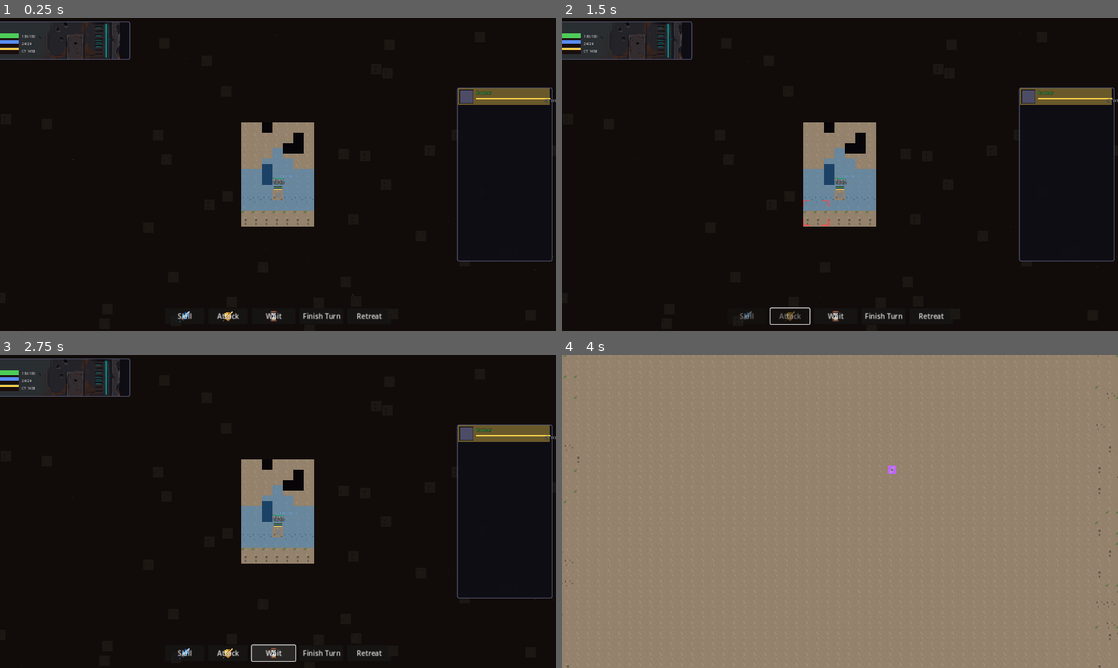
Above: before the commit, frames 1-4 (two rows, left to right).
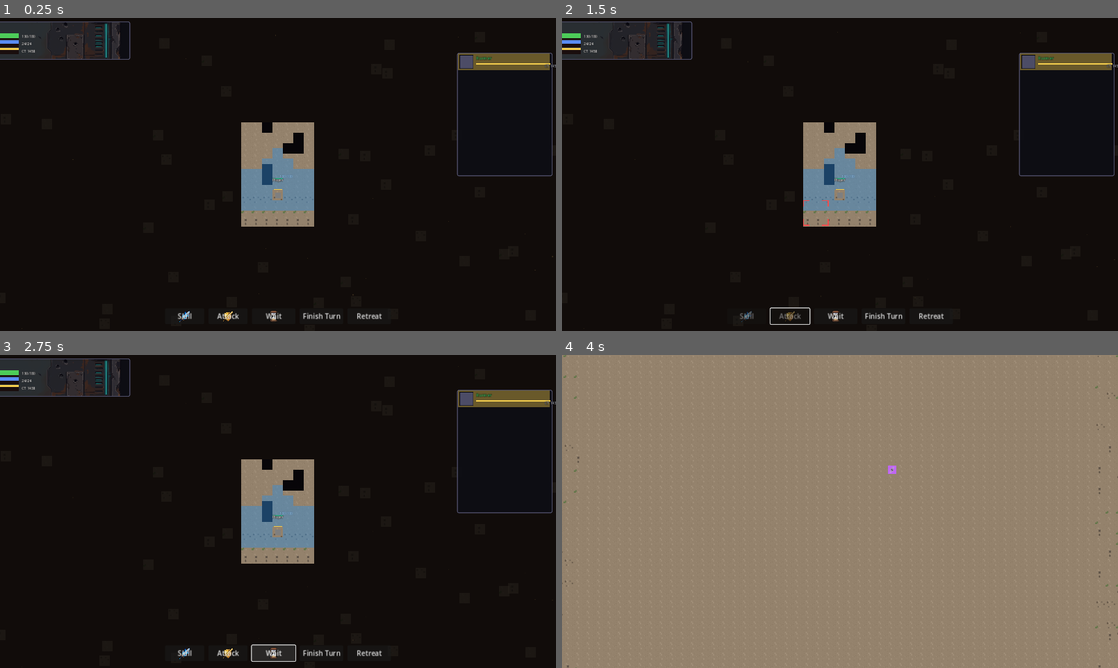
Above: after the commit, the same moments.

Repository: AhmiDarrow/FallenEarth
Game: Godot game, scene res://scenes/TacticalCombat.tscn
Same seed, same stepped clock (60 frames per second), same inputs: the game is played once before the commit and once after it. This scene is started directly instead of the project's main scene.
Inputs:
- Up to frame 1 (0.25 s): no input
- Up to frame 2 (1.5 s): click "Skill" at 0.5 s; click "Attack" at 1.25 s
- Up to frame 3 (2.75 s): click "Wait" at 2 s
- Up to frame 4 (4 s): click "Finish Turn" at 2.75 s; click "Retreat" at 3.5 s

The runs differ from the first frame. In frame 1, 2.1% of the frame differs, in the area x 49-100%, y 11-78%; in frame 2, 2.1%; in frame 3, 2.1%; in frame 4, nothing differs.

Commit message:
fix(battle): anchor BattleHUD, drop duplicate unit HP bars, tighten turn order
- BattleHUD.gd: add set_anchors_preset(PRESET_FULL_RECT) in _ready so
  the panel's anchor_left=0.5 (centered) has a real parent size to
  anchor against. Previously the parent was 0x0 and the centered
  anchors collapsed to 0, parking the panel at the top-left.

- BattleUnit.gd: remove the internal _hp_bg / _hp_fill / _hp_label
  widgets. CombatFeedback now owns the X/X HP bar above the unit
  (94/94, 140/140 etc.), so the in-unit 4px bar was just a second
  copy overlapping the name label. CT mini-bar stays on the unit.
  _apply_team_palette + _refresh_hp updated to no-op safely.

- TurnOrderPanel.gd: anchor to the top-right (offset_top=80,
  offset_bottom = 80 + 6*ROW_HEIGHT + 56) instead of a 400px-tall
  vertically-centered panel. Six rows + header now hug the corner
  instead of leaving a tall empty area on the right.

Diff:
--- a/scripts/combat/BattleHUD.gd
+++ b/scripts/combat/BattleHUD.gd
@@ -34,6 +34,12 @@
 
 
 func _ready() -> void:
+	# The HUD itself needs full-rect anchors so children that anchor
+	# to 0.5 (centered) or 1.0 (right) have a real parent size to
+	# anchor against. Without this, panel.anchor_left=0.5 collapses
+	# to 0 (parent is 0x0) and the panel ends up at the top-left.
+	set_anchors_preset(Control.PRESET_FULL_RECT)
+	mouse_filter = Control.MOUSE_FILTER_IGNORE
 	_build_children()
 
 
--- a/scripts/combat/BattleUnit.gd
+++ b/scripts/combat/BattleUnit.gd
@@ -29,6 +29,7 @@
 var current_facing: int = 0
 var is_boss: bool = false
 var is_alive: bool = true
+var _team_hp_color: Color = COLOR_ENEMY
 var _grid_pos: Vector2i = Vector2i.ZERO
 var _walk_tween: Tween = null
 var _flash_tween: Tween = null
@@ -36,9 +37,9 @@
 var _swing_tween: Tween = null
 
 var _sprite: Sprite2D
-var _hp_bg: ColorRect
-var _hp_fill: ColorRect
-var _hp_label: Label
+var _hp_bg: ColorRect = null
+var _hp_fill: ColorRect = null
+var _hp_label: Label = null
 var _ct_bg: ColorRect
 var _ct_fill: ColorRect
 var _name_label: Label
@@ -94,36 +95,13 @@
 	_status_label.z_index = 12
 	add_child(_status_label)
 
-	_hp_bg = ColorRect.new()
-	_hp_bg.name = "HPBg"
-	_hp_bg.color = Color(0.10, 0.05, 0.05, 0.85)
-	_hp_bg.position = Vector2(2, -8)
-	_hp_bg.size = Vector2(CELL_SIZE - 4, 4)
-	_hp_bg.mouse_filter = Control.MOUSE_FILTER_IGNORE
-	_hp_bg.z_index = 11
-	add_child(_hp_bg)
-
-	_hp_fill = ColorRect.new()
-	_hp_fill.name = "HPFill"
-	_hp_fill.color = COLOR_ENEMY
-	_hp_fill.position = Vector2(3, -7)
-	_hp_fill.size = Vector2(CELL_SIZE - 6, 2)
-	_hp_fill.mouse_filter = Control.MOUSE_FILTER_IGNORE
-	_hp_fill.z_index = 12
-	add_child(_hp_fill)
-
-	_hp_label = Label.new()
-	_hp_label.name = "HPLabel"
-	_hp_label.add_theme_color_override("font_color", Color.WHITE)
-	_hp_label.add_theme_color_override("font_outline_color", Color.BLACK)
-	_hp_label.add_theme_constant_override("outline_size", 2)
-	_hp_label.add_theme_font_size_override("font_size", 6)
-	_hp_label.position = Vector2(2, -22)
-	_hp_label.size = Vector2(CELL_SIZE - 4, 10)
-	_hp_label.horizontal_alignment = HORIZONTAL_ALIGNMENT_CENTER
-	_hp_label.mouse_filter = Control.MOUSE_FILTER_IGNORE
-	_hp_label.z_index = 12
-	add_child(_hp_label)
+	# HP bar (with X/X label) is rendered by CombatFeedback so the
+	# unit just owns the name + CT mini-bar. Avoids the previous
+	# double-bar look where the CombatFeedback bar overlapped the
+	# unit's internal bar.
+	_hp_bg = null
+	_hp_fill = null
+	_hp_label = null
 
 	_ct_bg = ColorRect.new()
 	_ct_bg.name = "CTBg"
@@ -229,17 +207,14 @@
 		hp_color = COLOR_PLAYER
 	elif team == "ally":
 		hp_color = COLOR_ALLY
-	_hp_fill.color = hp_color
+	# HP bar is owned by CombatFeedback now; just remember the color
+	# for any future visual update.
+	_team_hp_color = hp_color
 
 
 func _refresh_hp() -> void:
-	if max_hp <= 0:
-		_hp_fill.size = Vector2(CELL_SIZE - 6, 2)
-		_hp_label.text = ""
-		return
-	var ratio: float = clampf(float(current_hp) / float(max_hp), 0.0, 1.0)
-	_hp_fill.size = Vector2((CELL_SIZE - 6) * ratio, 2)
-	_hp_label.text = "%d/%d" % [current_hp, max_hp]
+	# HP bar/label live in CombatFeedback. Nothing to draw here.
+	pass
 
 
 func _refresh_ct() -> void:
--- a/scripts/combat/TurnOrderPanel.gd
+++ b/scripts/combat/TurnOrderPanel.gd
@@ -26,14 +26,16 @@
 
 
 func _build_children() -> void:
+	# Anchor to right edge, vertically centered around the upper third so
+	# it sits above the action bar and doesn't drown the screen.
 	anchor_left = 1.0
 	anchor_right = 1.0
-	anchor_top = 0.5
-	anchor_bottom = 0.5
+	anchor_top = 0.0
+	anchor_bottom = 0.0
 	offset_left = -PANEL_WIDTH - 8
 	offset_right = -8
-	offset_top = -200
-	offset_bottom = 200
+	offset_top = 80
+	offset_bottom = 80 + ROW_HEIGHT * 6 + 56  # header + 6 rows + padding
 	mouse_filter = Control.MOUSE_FILTER_IGNORE
 	var panel := PanelContainer.new()
 	panel.name = "Panel"
